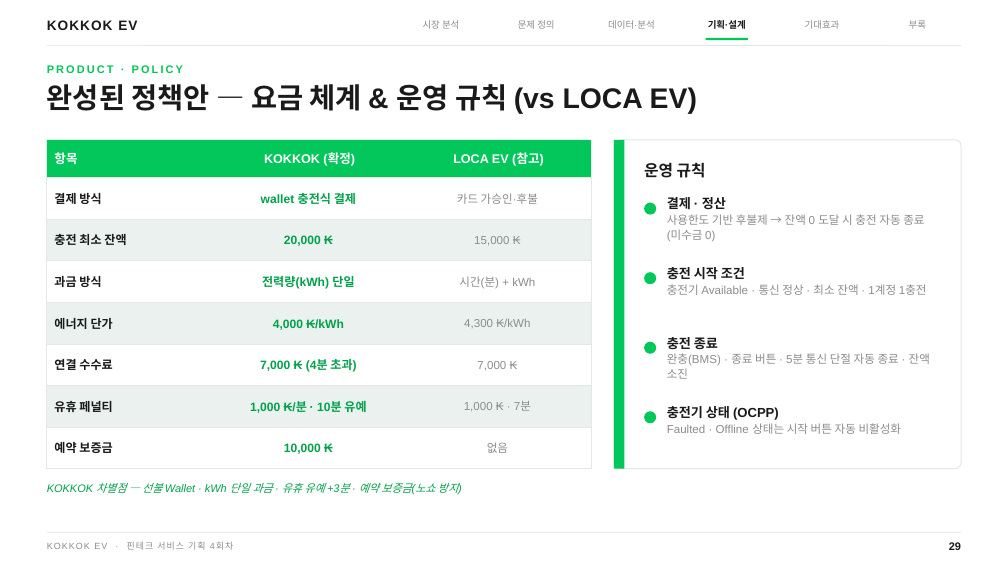
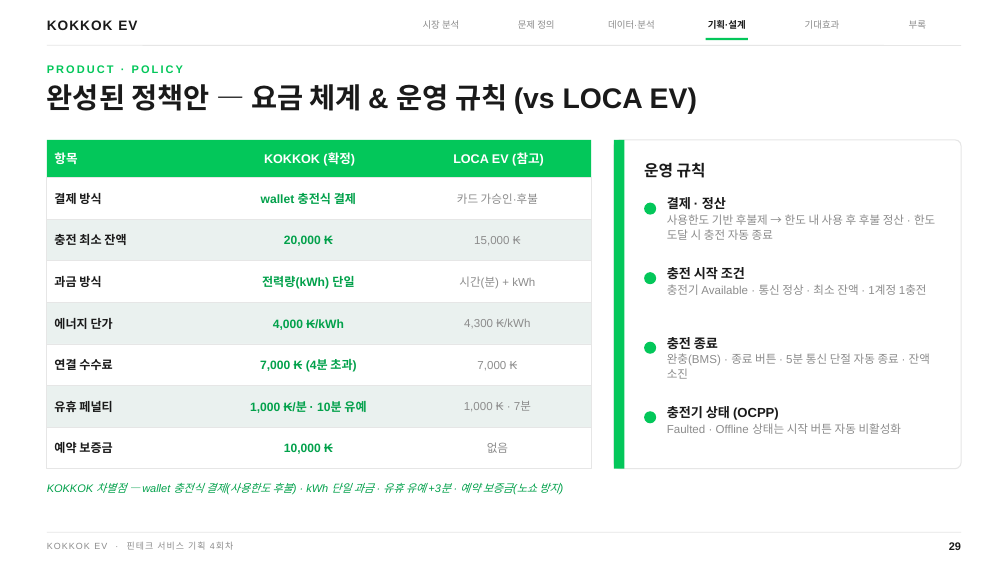
Before and after one commit to sooohaaan/data-analysis-portfolio, a slide deck: slide 35 of presentation/KOKKOK_EV_NAVER테마.pptx. Drawn at 1008x567 pixels with LibreOffice and Linux fonts; fonts in the diff are those of the drawing. Boxes give left, top, right and bottom in pixels: in the first picture for what was removed or moved away, otherwise in the second. Text is boxed around its words. In the diff, an @@ line names an element or a change of style, - is before the commit and + after.

```diff
--- a/presentation/KOKKOK_EV_NAVER테마.pptx
+++ b/presentation/KOKKOK_EV_NAVER테마.pptx
@@ text at (667,197,935,240): text changed @@
-결제 · 정산
-사용한도 기반 후불제 → 잔액 0 도달 시 충전 자동 종료 (미수금 0)
+결제 · 정산
+사용한도 기반 후불제 → 한도 내 사용 후 후불 정산 · 한도 도달 시 충전 자동 종료
@@ text at (47,483,559,495): text changed @@
-KOKKOK 차별점 — 선불 Wallet · kWh 단일 과금 · 유휴 유예 +3분 · 예약 보증금(노쇼 방지)
+KOKKOK 차별점 — wallet 충전식 결제(사용한도 후불) · kWh 단일 과금 · 유휴 유예 +3분 · 예약 보증금(노쇼 방지)
```
Also in this commit, not shown: 3 other slides changed, 1 other file.
